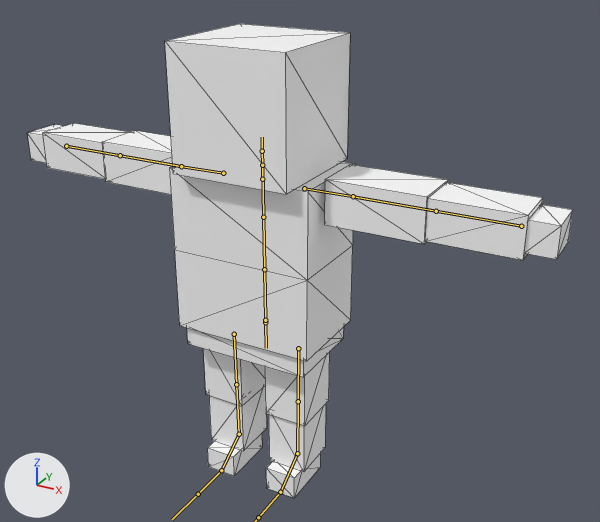
A saved change to the FBX model LibraryOA/Assets/Graphics/Meshes/Character_Mesh.fbx.
Camera for both pictures: a camera (50 mm lens) standing at (2.36, -3.85, 3.43) and looking at (0.17, 0.13, 1.44). Lighting does not change. The marker at lower left points along +X, +Y and +Z. The bones that bend it are drawn over the model as lines. Mesh edges are drawn as thin lines.

The first picture shows 'Character'.
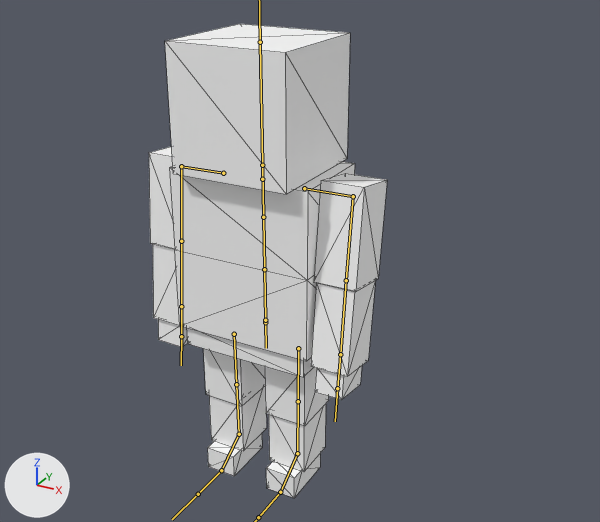
The newer file adds an action. The first version stands in its rest pose; the second is drawn at frame 1 of the action 'Character_Rig|Idle'.

What differs and where, as boxes [x1, y1, x2, y2] in the pictures (600 x 522 px):
'Character', posed (56% narrower): before [27, 24, 573, 498]; after [149, 24, 387, 498]
bone 'Arm_Right_jnt', root to tip: before (181, 166) to (120, 155); after (181, 166) to (181, 241)
bone 'Arm_Left_jnt', root to tip: before (353, 196) to (436, 211); after (353, 196) to (346, 280)

The change in detail:
Bone 'Arm_Right_jnt' (bone_arm_right_jnt) turns from (0, 0, 0) to (4, 0, 89) degrees about its own x, y and z.
Bone 'Arm_Left_jnt' (bone_arm_left_jnt) turns from (0, 0, 0) to (9, 0, -89) degrees about its own x, y and z.
